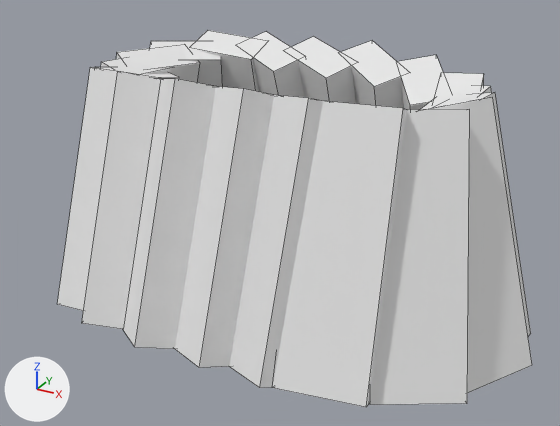
The OBJ model src/main/resources/assets/alfheim/model/Miku1.obj: old version first, new version second.
Before and after are seen from a camera (50 mm lens) standing at (0.554, -1.018, 1.074) and looking at (0.003, -0.016, 0.573). The axes (+X, +Y, +Z) are drawn at lower left. The lights are the same throughout. Mesh edges are drawn as thin lines. Where no turn or scale is listed for an object, it has been applied to the vertices.

The first picture shows 'model'.
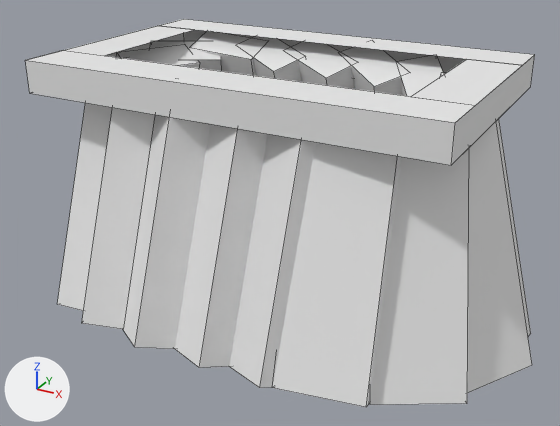
Where the change shows, as pixel boxes (x1, y1, x2, y2) in the pictures (560 x 426 px):
'model', reshaped (7% wider)
    before: (57, 30, 532, 407)
    after: (25, 19, 535, 407)
part 1 of me_model, added
    after: (25, 19, 535, 165)

What the commit changed:
me_model is used by ob_model.
me_model had 160 vertices, 120 faces and spanned x -0.425..0.425, y -0.312..0.312, z 0.397..0.821.
me_model now has 184 vertices, 132 faces and spans x -0.425..0.425, y -0.312..0.312, z 0.397..0.821.
me_model part 1: a new loose piece of 24 vertices spanning x -0.325..0.325, y -0.2..0.2, z 0.771..0.821, in mat_mat (white #e7e7e7).
